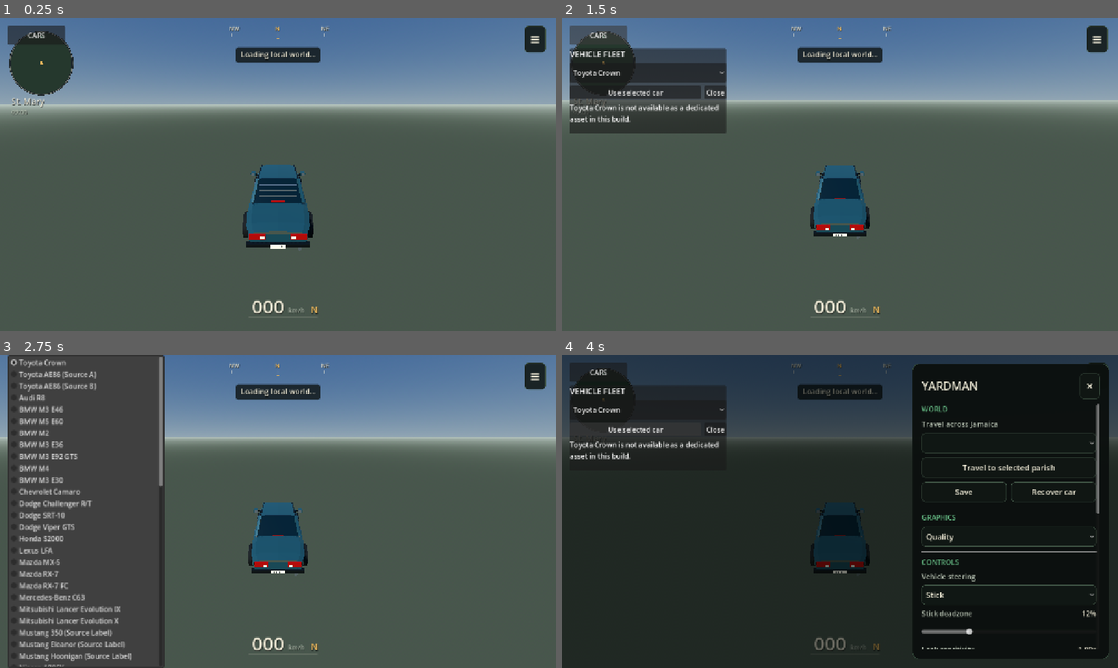
Above: before the commit, frames 1-4 (two rows, left to right).
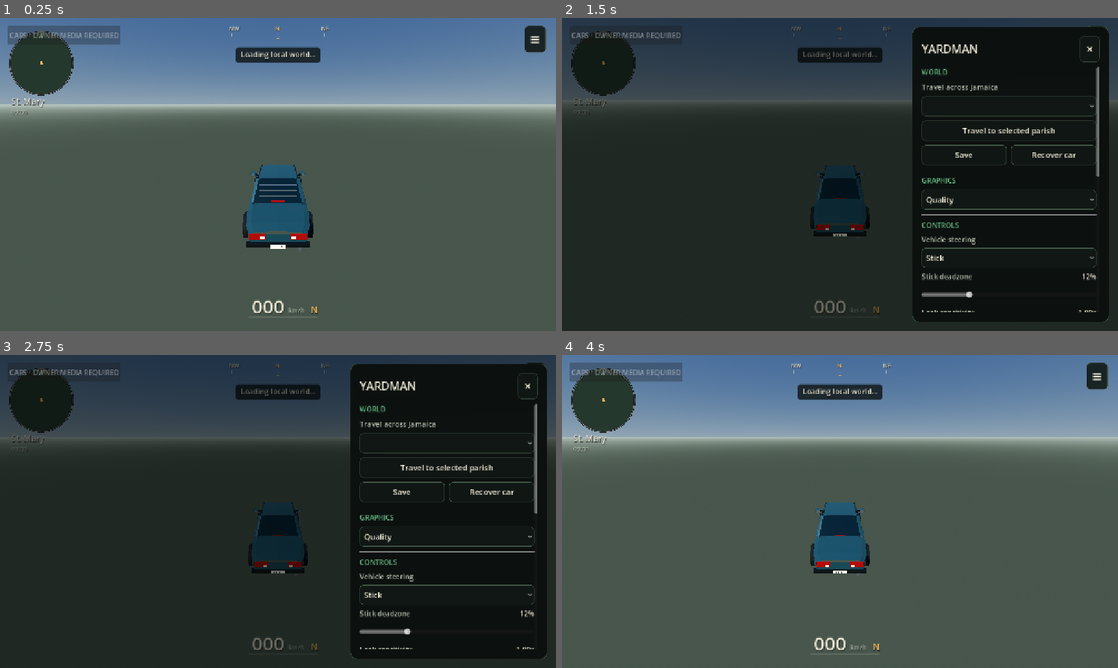
Above: after the commit, the same moments.

Repository: rell28194-rgb/yardman
Game: Godot game, scene res://main.tscn
Same seed, same stepped clock (60 frames per second), same inputs: the game is played once before the commit and once after it.
Inputs (mouse positions are in pixels of both pictures, inside the frame that each line leads up to):
- Up to frame 1 (0.25 s): no input
- Up to frame 2 (1.5 s): tap Enter at 0.5 s; move the mouse to (962, 158) at 0.52 s; hold Right (ui_right) 0.53-1.25 s; tap E at 0.6 s; click (962, 158) at 0.67 s; tap Space at 0.77 s; click "CARS" (after the commit: "≡") at 1.25 s
- Up to frame 3 (2.75 s): click (83, 411) at 2 s, where only the run before the commit has a clickable "Toyota Crown"
- Up to frame 4 (4 s): click (1090, 386) at 2.75 s, where only the run after the commit has a clickable "×"; click (634, 430) at 3.5 s, where only the run before the commit has a clickable "Use selected car"

The runs differ from the first frame. In frame 1, 1.0% of the frame differs, in the area x 1-22%, y 2-9%; in frame 2, 94%; in frame 3, 93%; in frame 4, 98%, in the area x 0-100%, y 0-100%.

Commit message:
vehicles: hide unavailable named heroes from selector

Diff:
--- a/godot/scripts/vehicle_selector_runtime.gd
+++ b/godot/scripts/vehicle_selector_runtime.gd
@@ -2,6 +2,7 @@
 class_name YardmanVehicleSelectorRuntime
 
 const Catalog = preload("res://scripts/vehicle_catalog.gd")
+const References = preload("res://scripts/reference_assets.gd")
 const SAVE_PATH := "user://yardman/vehicle-selection.json"
 
 var _game: Node
@@ -19,9 +20,16 @@
     layer = 40
     _build_ui()
     _populate()
+    if _vehicle_ids.is_empty():
+        _button.disabled = true
+        _button.text = "CARS · OWNER MEDIA REQUIRED"
+        _status.text = "No manifest-verified dedicated vehicle assets are installed in this build."
+        return
     var saved := _load_saved_id()
-    var initial := saved if Catalog.has(saved) else Catalog.DEFAULT_ID
-    if not _apply_vehicle(initial, false):
+    var initial := saved if _vehicle_ids.has(saved) else Catalog.DEFAULT_ID
+    if not _vehicle_ids.has(initial):
+        initial = _vehicle_ids[0]
+    if not _apply_vehicle(initial, false) and initial != Catalog.DEFAULT_ID and _vehicle_ids.has(Catalog.DEFAULT_ID):
         _apply_vehicle(Catalog.DEFAULT_ID, false)
 
 func _build_ui() -> void:
@@ -75,17 +83,34 @@
     _status.text = "Dedicated vehicle assets only."
     column.add_child(_status)
 
+func _dedicated_asset_available(vehicle_id: String) -> bool:
+    if not Catalog.has(vehicle_id):
+        return false
+    var profile: Dictionary = Catalog.profile(vehicle_id)
+    var hero := str(profile.get("hero_scene", ""))
+    if hero.is_empty():
+        return false
+    var path := References.ROOT + hero
+    if not ResourceLoader.exists(path):
+        return false
+    var manifest := References.manifest()
+    return not manifest.is_empty() and References.manifest_file_matches(hero, manifest)
+
 func _populate() -> void:
     _vehicle_ids.clear()
     _options.clear()
     for raw_id in Catalog.production_ids():
         var vehicle_id := str(raw_id)
-        if not Catalog.has(vehicle_id):
+        if not _dedicated_asset_available(vehicle_id):
             continue
         var profile: Dictionary = Catalog.profile(vehicle_id)
         _vehicle_ids.append(vehicle_id)
         _options.add_item(str(profile.get("display_name", vehicle_id)))
-    _select_id(Catalog.DEFAULT_ID)
+    if _vehicle_ids.has(Catalog.DEFAULT_ID):
+        _select_id(Catalog.DEFAULT_ID)
+    elif not _vehicle_ids.is_empty():
+        _options.select(0)
+    _status.text = "Dedicated fleet assets: %d" % _vehicle_ids.size()
 
 func _apply_selected() -> void:
     if _options.selected < 0 or _options.selected >= _vehicle_ids.size():
@@ -93,7 +118,7 @@
     _apply_vehicle(_vehicle_ids[_options.selected], true)
 
 func _apply_vehicle(vehicle_id: String, persist: bool) -> bool:
-    if _controller == null or not Catalog.has(vehicle_id):
+    if _controller == null or not _vehicle_ids.has(vehicle_id) or not _dedicated_asset_available(vehicle_id):
         return false
     if absf(float(_controller.get("speed_mps"))) > 0.5:
         _status.text = "Stop the car before changing vehicles."
@@ -105,10 +130,10 @@
     var missing := visual == null or bool(visual.get_meta("yardman_hero_asset_missing_or_invalid", false)) \
         or bool(visual.get_meta("yardman_procedural_vehicle_fallback", false))
     if missing:
-        if previous != vehicle_id and Catalog.has(previous):
+        if previous != vehicle_id and _vehicle_ids.has(previous):
             _controller.call("apply_profile", previous)
         _select_id(previous)
-        _status.text = "%s is not available as a dedicated asset in this build." % str(Catalog.profile(vehicle_id).get("display_name", vehicle_id))
+        _status.text = "%s failed dedicated-asset validation in this build." % str(Catalog.profile(vehicle_id).get("display_name", vehicle_id))
         return false
 
     _current_id = vehicle_id
@@ -116,7 +141,7 @@
     var profile: Dictionary = Catalog.profile(vehicle_id)
     var display_name := str(profile.get("display_name", vehicle_id))
     _button.text = "CARS · " + display_name
-    _status.text = display_name
+    _status.text = "%s · dedicated asset" % display_name
     if _game != null:
         _game.set_meta("yardman_selected_vehicle_id", vehicle_id)
     if persist:
